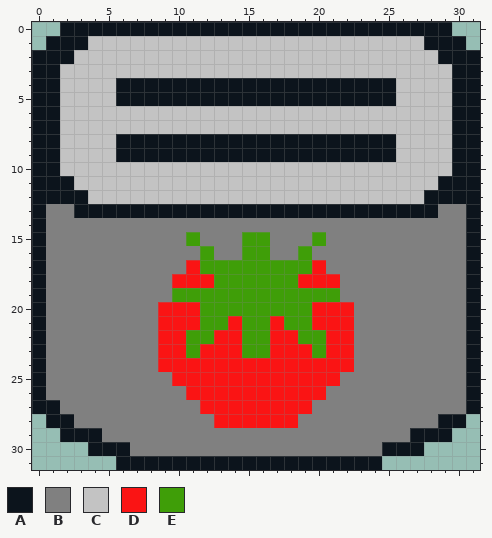
Two versions of one pixel-art file, Sprites/WebsiteIcons/TomatoToaster.aseprite. Above, as it was before the edit.
32x32 pixels, 1 frame.
Palette (. is transparent): A #0c141c  B #808080  C #c3c3c3  D #fa1414  E #3f9e08
Pixels before, first column x 0:
 0 ..AAAAAAAAAAAAAAAAAAAAAAAAAAAA..
 1 .AAACCCCCCCCCCCCCCCCCCCCCCCCAAA.
 2 AAACCCCCCCCCCCCCCCCCCCCCCCCCCAAA
 3 AACCCCCCCCCCCCCCCCCCCCCCCCCCCCAA
 4 AACCCCAAAAAAAAAAAAAAAAAAAACCCCAA
 5 AACCCCAAAAAAAAAAAAAAAAAAAACCCCAA
 6 AACCCCCCCCCCCCCCCCCCCCCCCCCCCCAA
 7 AACCCCCCCCCCCCCCCCCCCCCCCCCCCCAA
 8 AACCCCAAAAAAAAAAAAAAAAAAAACCCCAA
 9 AACCCCAAAAAAAAAAAAAAAAAAAACCCCAA
10 AACCCCCCCCCCCCCCCCCCCCCCCCCCCCAA
11 AAACCCCCCCCCCCCCCCCCCCCCCCCCCAAA
12 AAAACCCCCCCCCCCCCCCCCCCCCCCCAAAA
13 ABBAAAAAAAAAAAAAAAAAAAAAAAAAABBA
14 ABBBBBBBBBBBBBBBBBBBBBBBBBBBBBBA
15 ABBBBBBBBBBEBBBEEBBBEBBBBBBBBBBA
16 ABBBBBBBBBBBEBBEEBBEBBBBBBBBBBBA
17 ABBBBBBBBBBDEEEEEEEEDBBBBBBBBBBA
18 ABBBBBBBBBDDDEEEEEEDDDBBBBBBBBBA
19 ABBBBBBBBBEEEEEEEEEEEEBBBBBBBBBA
20 ABBBBBBBBDDDEEEEEEEEDDDBBBBBBBBA
21 ABBBBBBBBDDDEEDEEDEEDDDBBBBBBBBA
22 ABBBBBBBBDDEEDDEEDDEEDDBBBBBBBBA
23 ABBBBBBBBDDEDDDEEDDDEDDBBBBBBBBA
24 ABBBBBBBBDDDDDDDDDDDDDDBBBBBBBBA
25 ABBBBBBBBBDDDDDDDDDDDDBBBBBBBBBA
26 ABBBBBBBBBBDDDDDDDDDDBBBBBBBBBBA
27 AABBBBBBBBBBDDDDDDDDBBBBBBBBBBBA
28 .AABBBBBBBBBBDDDDDDBBBBBBBBBBAA.
29 ..AAABBBBBBBBBBBBBBBBBBBBBBAAA..
30 ....AAABBBBBBBBBBBBBBBBBBAAA....
31 ......AAAAAAAAAAAAAAAAAAA.......
New version:
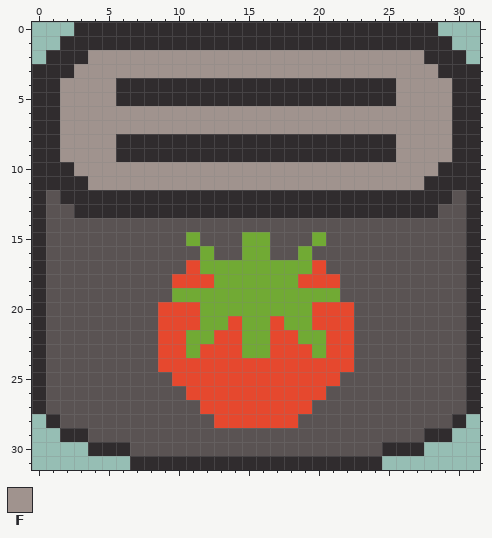
Colours new in this view: F #a0938e
What changed:
colour A: #0c141c -> #302c2e
colour B: #808080 -> #5a5353
colour D: #fa1414 -> #e6482e
colour E: #3f9e08 -> #71aa34
Changed rows in their new state; - is a pixel that keeps its letter.
first column x 0:
 0 --.--------------------------.--
 1 -.--AAAAAAAAAAAAAAAAAAAAAAAA--.-
 2 .--AFFFFFFFFFFFFFFFFFFFFFFFFA--.
 3 --AFFFFFFFFFFFFFFFFFFFFFFFFFFA--
 4 --FFFF--------------------FFFF--
 5 --FFFF--------------------FFFF--
 6 --FFFFFFFFFFFFFFFFFFFFFFFFFFFF--
 7 --FFFFFFFFFFFFFFFFFFFFFFFFFFFF--
 8 --FFFF--------------------FFFF--
 9 --FFFF--------------------FFFF--
10 --AFFFFFFFFFFFFFFFFFFFFFFFFFFA--
11 ---AFFFFFFFFFFFFFFFFFFFFFFFFA---
12 -B--AAAAAAAAAAAAAAAAAAAAAAAA--B-
first column x 1:
27 B----------------------------
28 -B--------------------------B
29 ---B----------------------B--
31 -----.-----------------------
